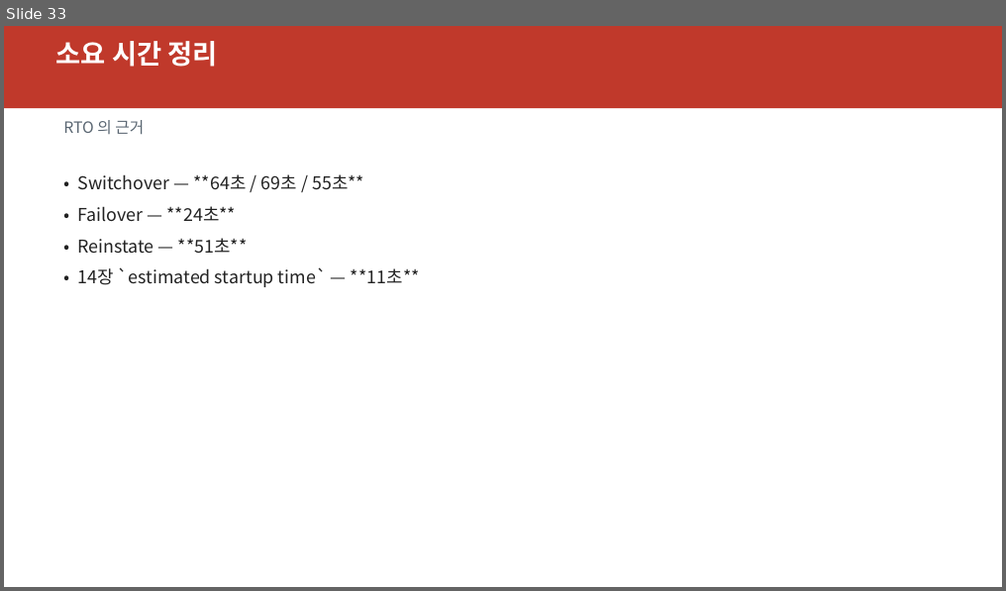
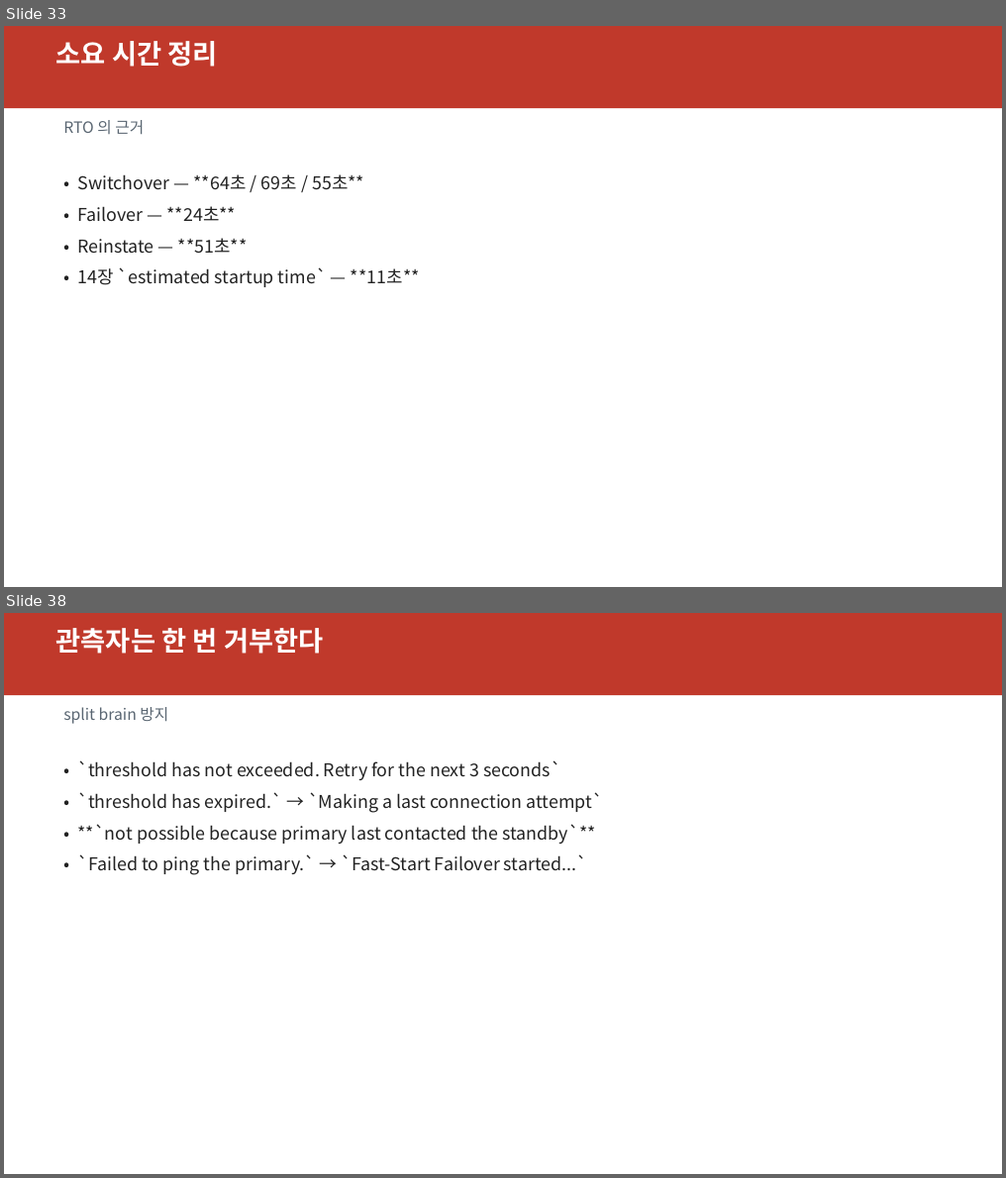
Before and after one commit to elpisk/OracleManual, a slide deck: ADG/16장/16장_역할전환과이후운영.pptx. Shown one above the other, each under a label of ours: slide 33 before the commit, slides 33 and 38 after it; the slides between them are not shown. The pictures are 1006x591 and 1006x1178 pixels, drawn with LibreOffice and Linux fonts; fonts in the diff are those of the drawing. Boxes give left, top, right and bottom in pixels: in the first picture for what was removed or moved away, otherwise in the second. Text is boxed around its words. In the diff, an @@ line names an element or a change of style, - is before the commit and + after.

```diff
--- a/ADG/16장/16장_역할전환과이후운영.pptx
+++ b/ADG/16장/16장_역할전환과이후운영.pptx
@@ slide 38 added at <box>4,613,1002,1174</box>, background #FFFFFF @@
@@ rectangle added at <box>4,613,1002,695</box>, fill #C0392B @@
@@ text added at <box>56,628,323,654</box>, 26 pt, text #FFFFFF, bold @@
+관측자는 한 번 거부한다
@@ text added at <box>63,707,168,724</box>, 15 pt, text #5A6672 @@
+split brain 방지
@@ text added at <box>77,761,603,875</box>, 17 pt, text #222222 @@
+• `threshold has not exceeded. Retry for the next 3 seconds`
+• `threshold has expired.` → `Making a last connection attempt`
+• **`not possible because primary last contacted the standby`**
+• `Failed to ping the primary.` → `Fast-Start Failover started...`
```
Also in this commit, not shown: 1 slide changed, 9 other slides added, 7 other files.
